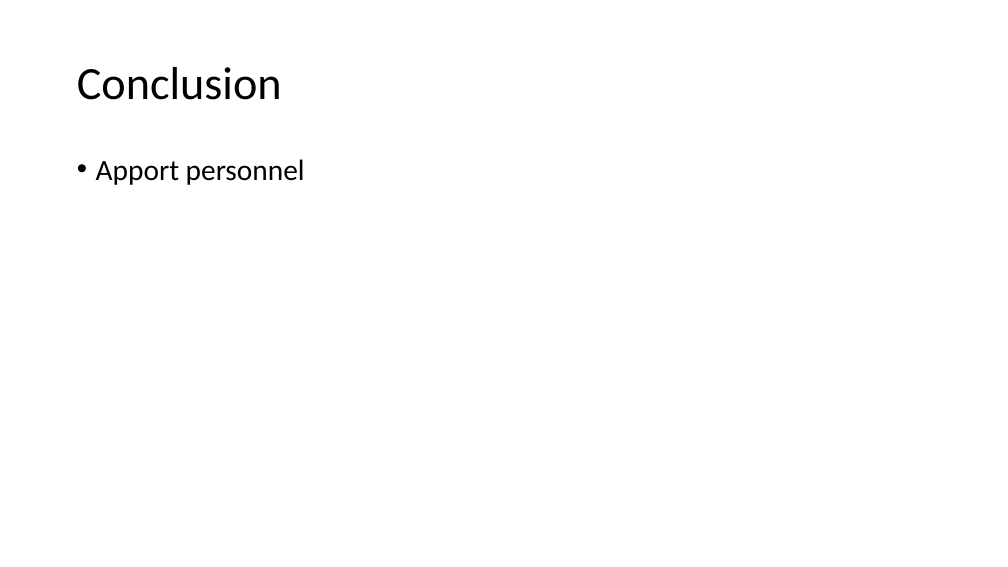
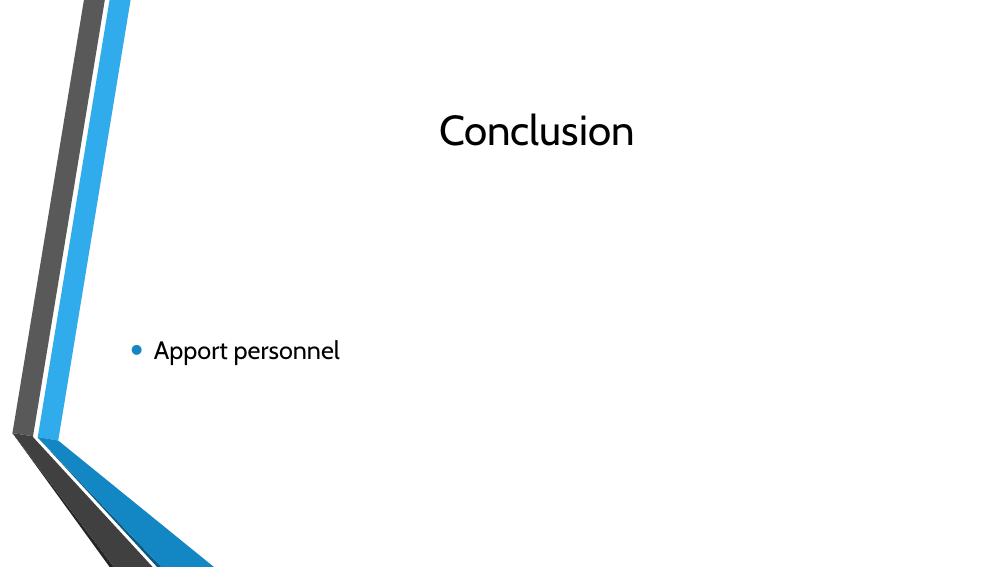
Before and after one commit to pop2211/Huffman, a slide deck: slide 9 of diapoHuffman.pptm. Drawn at 1008x567 pixels with LibreOffice and Linux fonts; fonts in the diff are those of the drawing; background and template pictures are left out. Boxes give left, top, right and bottom in pixels: in the first picture for what was removed or moved away, otherwise in the second. Text is boxed around its words. In the diff, an @@ line names an element or a change of style, - is before the commit and + after.

```diff
--- a/diapoHuffman.pptm
+++ b/diapoHuffman.pptm
@@ title "Conclusion": place and size @@
-title "Conclusion" at [77,67,282,100]
+title "Conclusion" at [439,113,634,146]
@@ title "Conclusion" at [439,113,634,146]: size 44 to 40 pt, font Calibri to Cabin; alignment left to centre; line spacing 0.9 to 1 @@
@@ text "Apport personnel": place and size @@
-text "Apport personnel" at [96,159,305,185]
+text "Apport personnel" at [154,340,340,365]
@@ text "Apport personnel" at [154,340,340,365]: size 28 to 24 pt, font Calibri to Cabin; indent changed; line spacing 0.9 to 1; vertical alignment top to middle @@
@@ group added at [12,0,214,567]: 6 freeform shapes @@
```
Also in this commit, not shown: 8 other slides changed.
